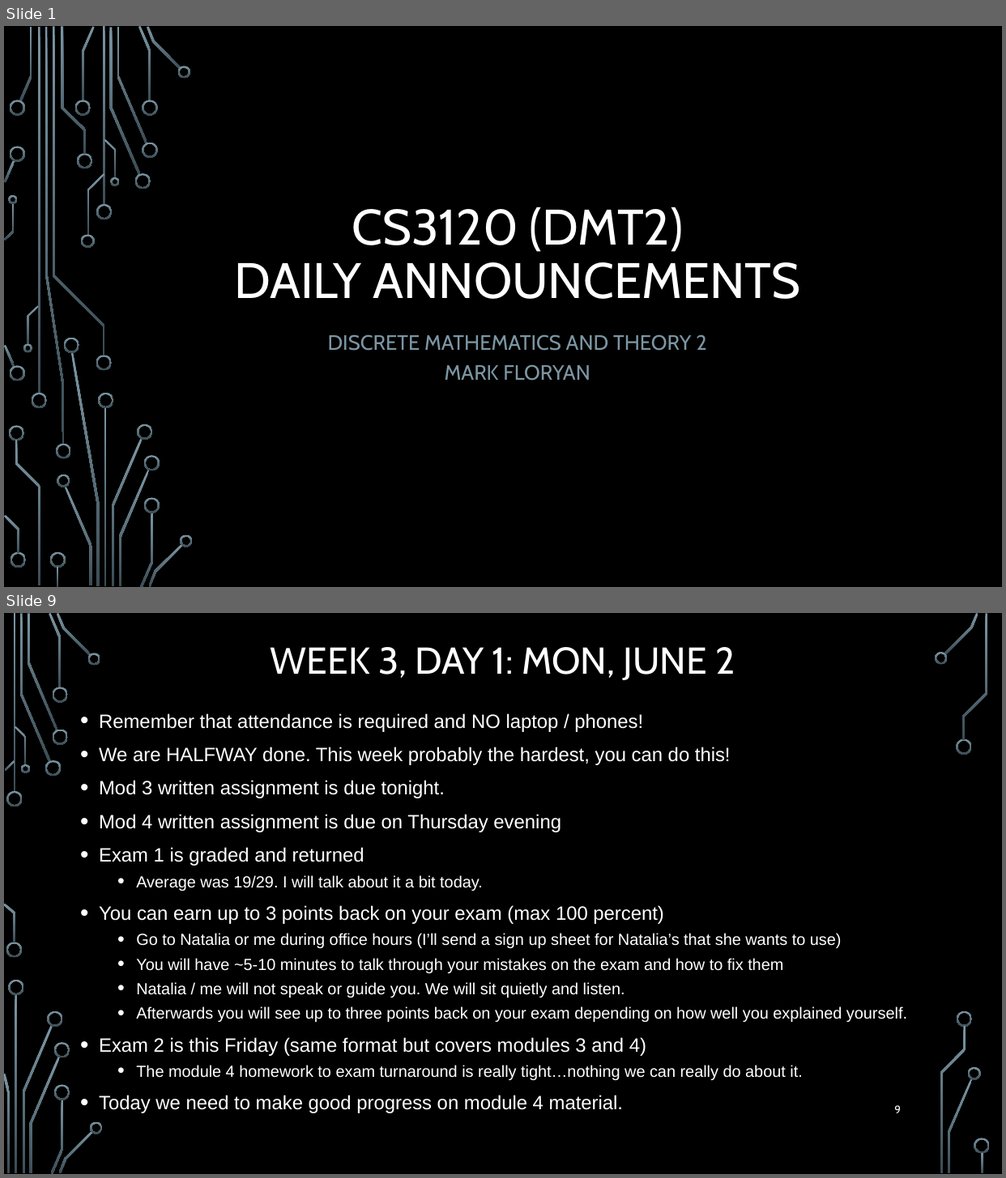
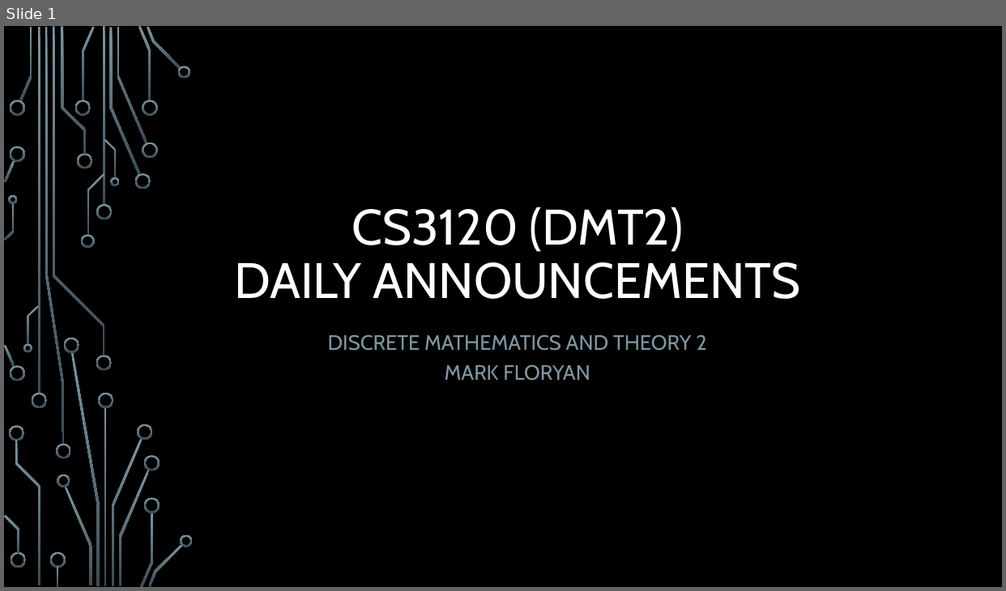
Before and after one commit to markfloryan/dmt2, a slide deck: slides/00-DailyAnnouncements.pptx. Shown one above the other, each under a label of ours: slides 1 and 9 before the commit, slide 1 after it; the slides between them are not shown. The pictures are 1006x1178 and 1006x591 pixels, drawn with LibreOffice and Linux fonts; fonts in the diff are those of the drawing; background and template pictures are left out. Boxes give left, top, right and bottom in pixels: in the first picture for what was removed or moved away, otherwise in the second. Text is boxed around its words. In the diff, an @@ line names an element or a change of style, - is before the commit and + after.

```diff
--- a/slides/00-DailyAnnouncements.pptx
+++ b/slides/00-DailyAnnouncements.pptx
@@ slide 9 removed at (4, 613, 1002, 1174), background picture (left out) @@
@@ title removed at (270, 647, 735, 680) @@
-WEEK 3, DAY 1: MON, JUNE 2
@@ text removed at (99, 713, 907, 1114) @@
-• Remember that attendance is required and NO laptop / phones!
-• We are HALFWAY done. This week probably the hardest, you can do this!
-• Mod 3 written assignment is due tonight.
-• Mod 4 written assignment is due on Thursday evening
-• Exam 1 is graded and returned
-  • Average was 19/29. I will talk about it a bit today.
-• You can earn up to 3 points back on your exam (max 100 percent)
-  • Go to Natalia or me during office hours (I’ll send a sign up sheet for Natalia’s that she wants to use)
-  • You will have ~5-10 minutes to talk through your mistakes on the exam and how to fix them
-  • Natalia / me will not speak or guide you. We will sit quietly and listen.
-  • Afterwards you will see up to three points back on your exam depending on how well you explained yourself.
-• Exam 2 is this Friday (same format but covers modules 3 and 4)
-  • The module 4 homework to exam turnaround is really tight…nothing we can really do about it.
-• Today we need to make good progress on module 4 material.
@@ page number removed at (894, 1105, 901, 1114) @@
-9
@@ group removed at (4, 613, 990, 1174): 33 freeform shapes, 3 rectangles @@
```
Also in this commit, not shown: 1 slide changed, 1 slide added, 14 other slides removed, 1 other file.
